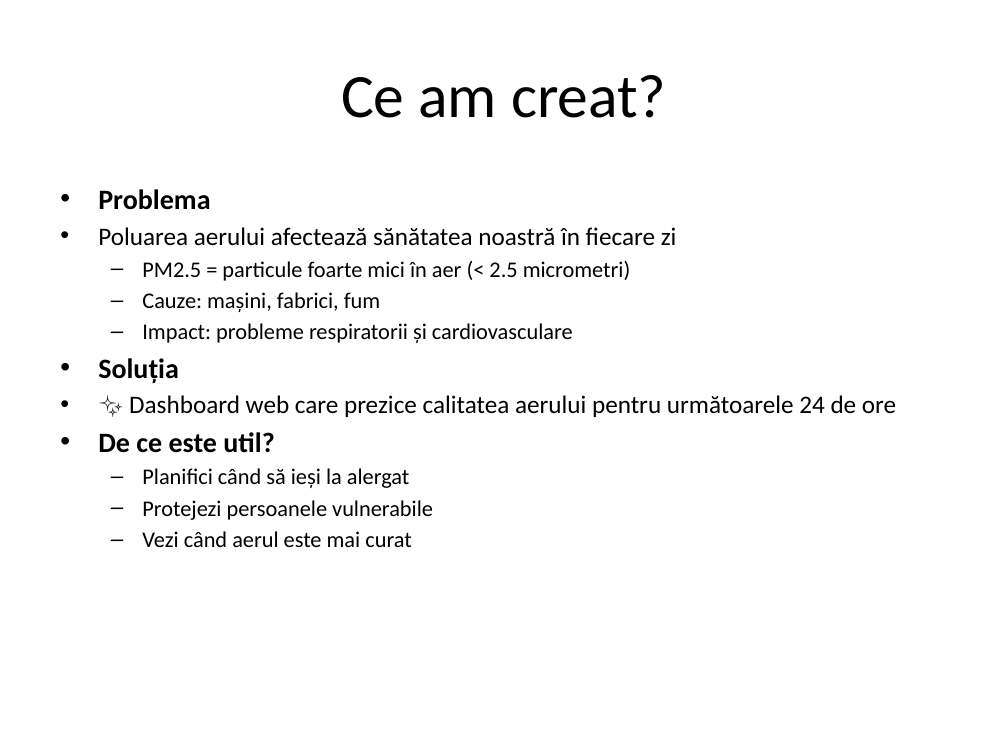
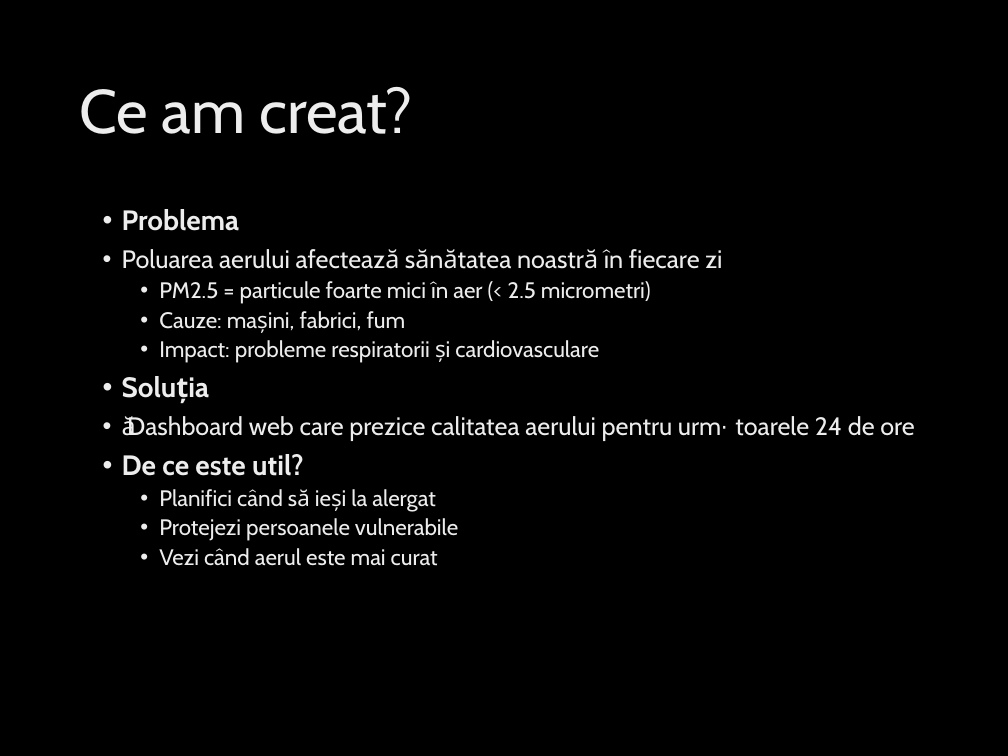
Before and after one commit to radustst/Proiect_Calitate_Aer, a slide deck: slide 2 of presentation/Prezentare_Calitate_Aer.pptx. Drawn at 1008x756 pixels with LibreOffice and Linux fonts; fonts in the diff are those of the drawing; background and template pictures are left out. Boxes give left, top, right and bottom in pixels: in the first picture for what was removed or moved away, otherwise in the second. Text is boxed around its words. In the diff, an @@ line names an element or a change of style, - is before the commit and + after.

```diff
--- a/presentation/Prezentare_Calitate_Aer.pptx
+++ b/presentation/Prezentare_Calitate_Aer.pptx
@@ background #FFFFFF to picture (left out) @@
@@ title "Ce am creat?": place and size @@
-title "Ce am creat?" at [341, 75, 666, 118]
+title "Ce am creat?" at [79, 87, 413, 134]
@@ title "Ce am creat?" at [79, 87, 413, 134]: font Calibri to Cabin, text colour #000000 to gradient #BFBFBF to #EDEDED to #FFFFFF; alignment centre to left; line spacing 1 to 0.9 @@
@@ text "Problema": place and size @@
-text "Problema" at [98, 189, 896, 547]
+text "Problema" at [122, 209, 914, 566]
@@ text "Problema" at [122, 209, 914, 566]: font Calibri to Cabin, text colour #000000 to gradient #BFBFBF to #EDEDED to #FFFFFF; indent changed; line spacing 1 to 0.9; more space between paragraphs; bullet – to • @@
```
Also in this commit, not shown: 13 other slides changed, 1 slide added, 1 slide removed.
